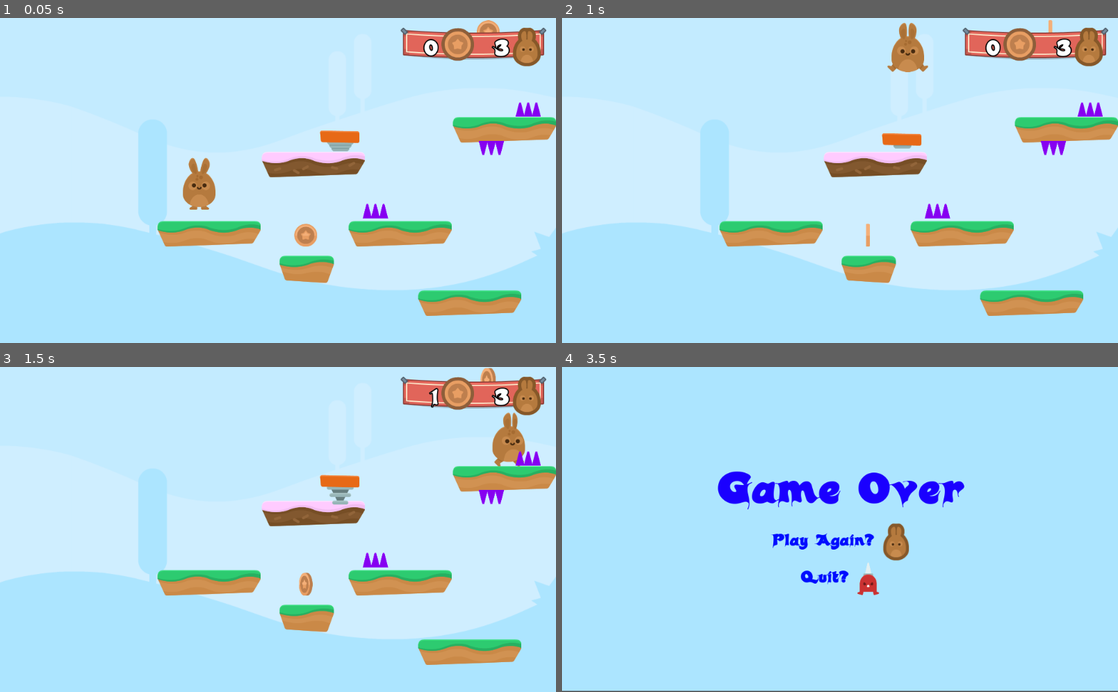
Above: before the commit, frames 1-4 (two rows, left to right).
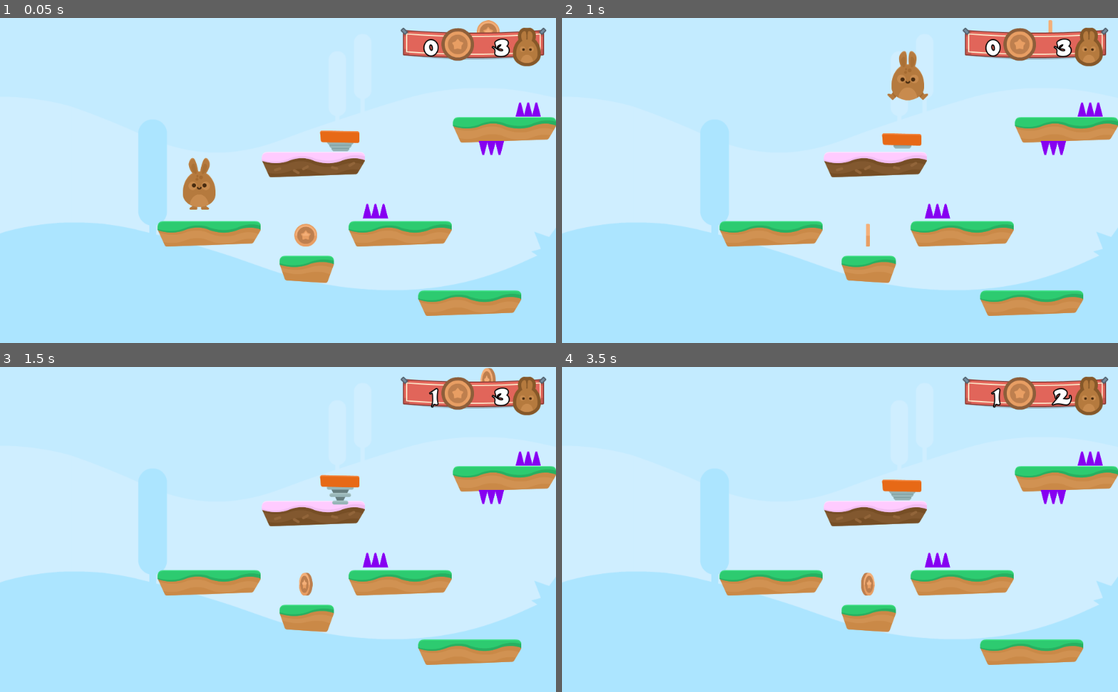
Above: after the commit, the same moments.

Repository: FireBorn123/HoppyDays_3.1.1
Game: Godot game, scene res://Levels/Level1.tscn
Same seed, same stepped clock (60 frames per second), same inputs: the game is played once before the commit and once after it.
Inputs:
- Up to frame 1 (0.05 s): no input
- Up to frame 2 (1 s): hold D (Right) from 0.53 s (still down); hold Space (Jump) from 0.53 s (still down)
- Up to frame 3 (1.5 s): keep holding D (Right); release Space (Jump) at 1.28 s; tap Space (Jump) at 1.35 s
- Up to frame 4 (3.5 s): tap Space (Jump) at 1.52, 1.82, 2.85, 3.02, 3.32 s; tap Enter at 2 s; release D (Right) at 2.03 s; hold A (Left) 2.03-2.78 s; hold Space (Jump) 2.03-2.78 s; hold D (Right) from 2.78 s (still down)

Frame 1 is identical in both runs. In frame 2, 1.1% of the frame differs, in the area x 58-66%, y 1-26%; in frame 3, 0.7%; in frame 4, 49%, in the area x 0-100%, y 2-100%.

Commit message:
Lecture 37: Bug Fixing is_on_floor()

Diff:
--- a/Hazards/Hazards.gd
+++ b/Hazards/Hazards.gd
@@ -3,6 +3,4 @@
 
 
 func _on_SpikeTop_body_entered(body):
-#	if body.has_method("Hurt"):
-#		body.Hurt()
 	get_tree().call_group("Gamestate", "hurt")
--- a/Levels/Level1.tscn
+++ b/Levels/Level1.tscn
@@ -50,6 +50,9 @@
 [node name="SpikeBottom4" parent="Hazards" instance=ExtResource( 4 )]
 position = Vector2( 5459.12, 128.564 )
 
+[node name="SpikeBottom5" parent="Hazards" instance=ExtResource( 4 )]
+position = Vector2( 2913.38, -190.215 )
+
 [node name="BGM" type="AudioStreamPlayer" parent="."]
 stream = ExtResource( 5 )
 autoplay = true
@@ -73,50 +76,52 @@
 ] instance=ExtResource( 8 )]
 script = ExtResource( 9 )
 
-[node name="Coin" parent="." instance=ExtResource( 10 )]
+[node name="Coins" type="Node" parent="."]
+
+[node name="Coin" parent="Coins" instance=ExtResource( 10 )]
 position = Vector2( 766.93, -1149.62 )
 
-[node name="Coin2" parent="." instance=ExtResource( 10 )]
+[node name="Coin2" parent="Coins" instance=ExtResource( 10 )]
 position = Vector2( 751.828, -907.991 )
 
-[node name="Coin3" parent="." instance=ExtResource( 10 )]
+[node name="Coin3" parent="Coins" instance=ExtResource( 10 )]
 position = Vector2( 608.359, 436.086 )
 
-[node name="Coin4" parent="." instance=ExtResource( 10 )]
+[node name="Coin4" parent="Coins" instance=ExtResource( 10 )]
 position = Vector2( 1669.27, 443.637 )
 
-[node name="Coin5" parent="." instance=ExtResource( 10 )]
+[node name="Coin5" parent="Coins" instance=ExtResource( 10 )]
 position = Vector2( 6558.72, 820.784 )
 
-[node name="Coin13" parent="." instance=ExtResource( 10 )]
+[node name="Coin13" parent="Coins" instance=ExtResource( 10 )]
 position = Vector2( 5198.29, 542.414 )
 
-[node name="Coin14" parent="." instance=ExtResource( 10 )]
+[node name="Coin14" parent="Coins" instance=ExtResource( 10 )]
 position = Vector2( 6931.38, 555.883 )
 
-[node name="Coin15" parent="." instance=ExtResource( 10 )]
+[node name="Coin15" parent="Coins" instance=ExtResource( 10 )]
 position = Vector2( 7384.85, 551.393 )
 
-[node name="Coin16" parent="." instance=ExtResource( 10 )]
+[node name="Coin16" parent="Coins" instance=ExtResource( 10 )]
 position = Vector2( 8103.23, 555.883 )
 
-[node name="Coin6" parent="." instance=ExtResource( 10 )]
+[node name="Coin6" parent="Coins" instance=ExtResource( 10 )]
 position = Vector2( 6441.5, 9.45471 )
 
-[node name="Coin7" parent="." instance=ExtResource( 10 )]
+[node name="Coin7" parent="Coins" instance=ExtResource( 10 )]
 position = Vector2( 5456.1, -481.36 )
 
-[node name="Coin8" parent="." instance=ExtResource( 10 )]
+[node name="Coin8" parent="Coins" instance=ExtResource( 10 )]
 position = Vector2( 5686.4, 549.351 )
 
-[node name="Coin9" parent="." instance=ExtResource( 10 )]
+[node name="Coin9" parent="Coins" instance=ExtResource( 10 )]
 position = Vector2( 4297.02, -217.075 )
 
-[node name="Coin10" parent="." instance=ExtResource( 10 )]
+[node name="Coin10" parent="Coins" instance=ExtResource( 10 )]
 position = Vector2( 3402.23, -379.421 )
 
-[node name="Coin11" parent="." instance=ExtResource( 10 )]
+[node name="Coin11" parent="Coins" instance=ExtResource( 10 )]
 position = Vector2( 2035.5, -118.912 )
 
-[node name="Coin12" parent="." instance=ExtResource( 10 )]
+[node name="Coin12" parent="Coins" instance=ExtResource( 10 )]
 position = Vector2( 1280.4, -315.238 )
--- a/Player/Player.gd
+++ b/Player/Player.gd
@@ -22,7 +22,7 @@
 func apply_gravity():
 	if position.y >= World_Limit:
 		get_tree().call_group("Gamestate", "End_Game")
-	if  is_on_floor():
+	if  is_on_floor() and motion.y > 0:
 		motion.y = 0
 	elif is_on_ceiling():
 		motion.y = 1
@@ -31,7 +31,7 @@
 
 func jump():
 	if Input.is_action_pressed("Jump") && is_on_floor():
-		motion.y -= JUMP_SPEED
+		motion.y = -JUMP_SPEED
 		$JumpSFX.play()
 
 func move_left_and_right():
@@ -47,14 +47,13 @@
 
 
 func hurt():
-	position.y -= 50
+	position.y -= 1
 	yield(get_tree(), "idle_frame")
 	motion.y -= JUMP_SPEED *1.4
 	$PainSFX.play()
 
 
-
 func boost():
-	position.y -= 100
+	position.y -= 1
 	yield(get_tree(), "idle_frame")
 	motion.y -= BoostMultiplyer * JUMP_SPEED
